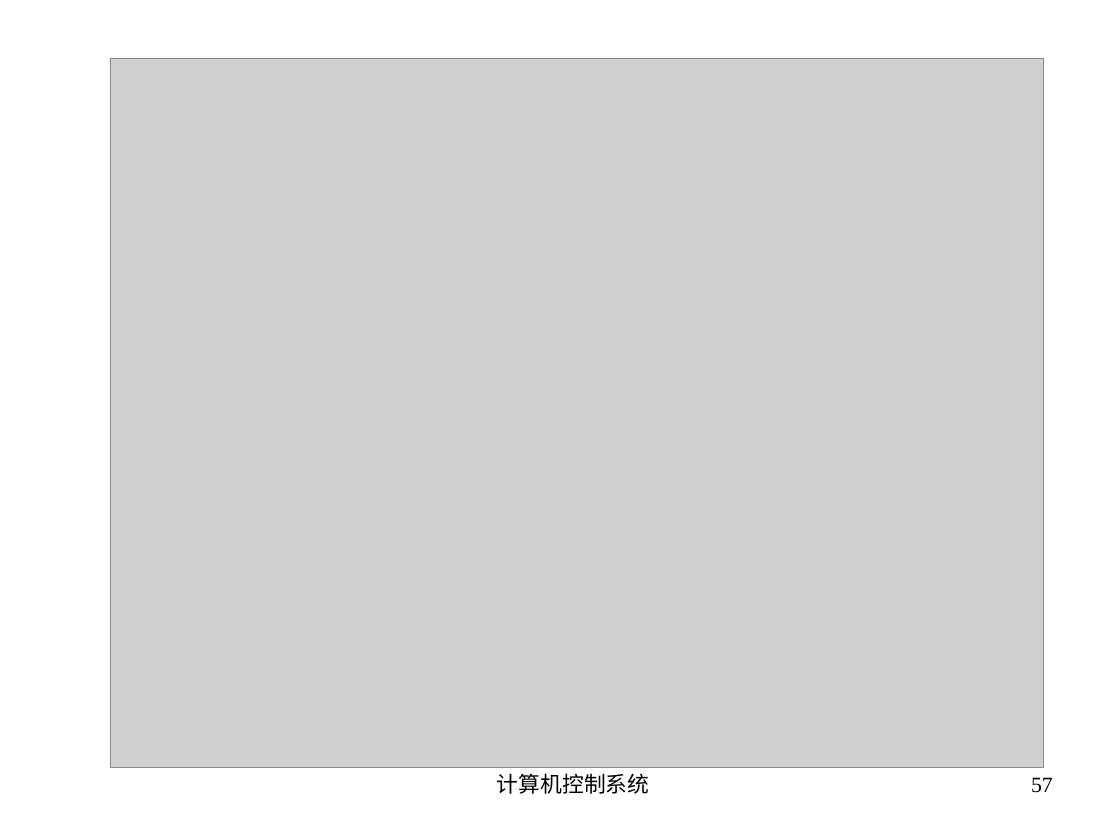
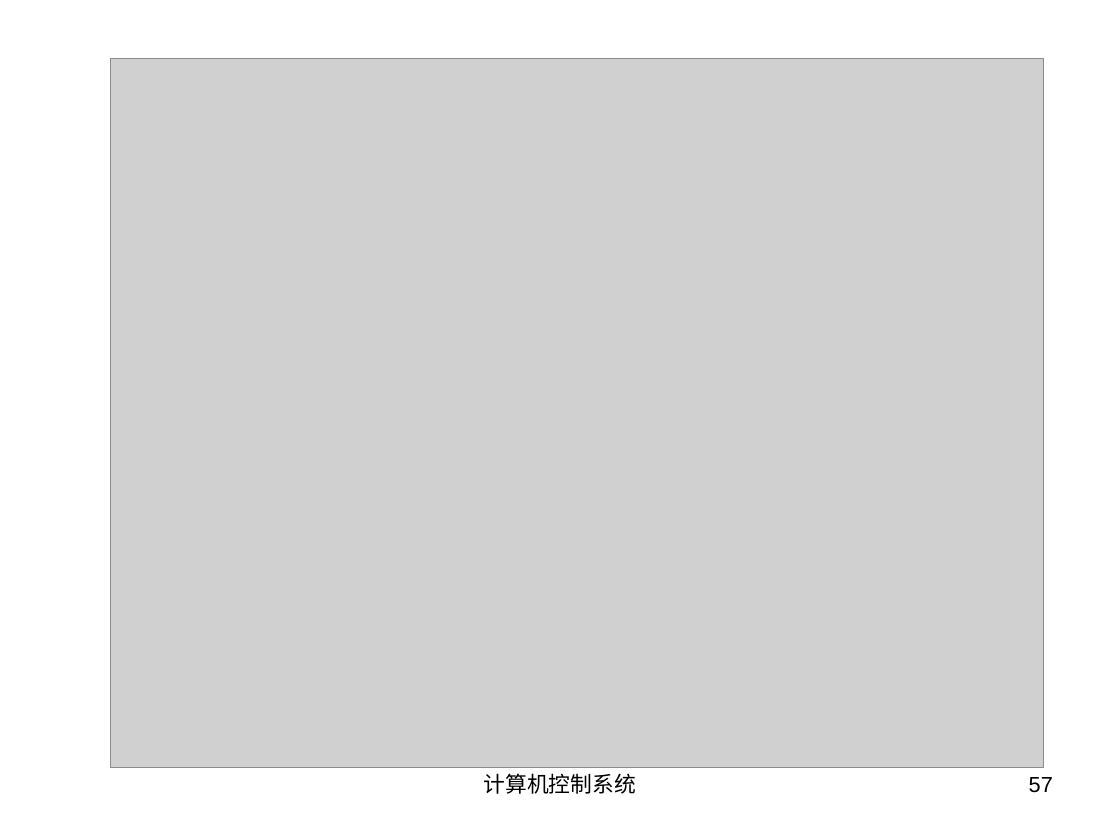
Before and after one commit to origin2007/computer_system, a slide deck: slide 57 of 03数字量输入输出.ppt. Drawn at 1120x840 pixels with LibreOffice and Linux fonts; fonts in the diff are those of the drawing; grey boxes stand for pictures. Boxes give left, top, right and bottom in pixels: in the first picture for what was removed or moved away, otherwise in the second. Text is boxed around its words. In the diff, an @@ line names an element or a change of style, - is before the commit and + after.

```diff
--- a/03数字量输入输出.ppt
+++ b/03数字量输入输出.ppt
@@ text "计算机控制系统" at box(484, 773, 637, 794): font Times New Roman to Arial; indent changed @@
@@ page number at box(1029, 777, 1053, 793): font Times New Roman to Arial; indent changed @@
```
Also in this commit, not shown: 60 other slides changed, 1 slide removed, 4 other files.
